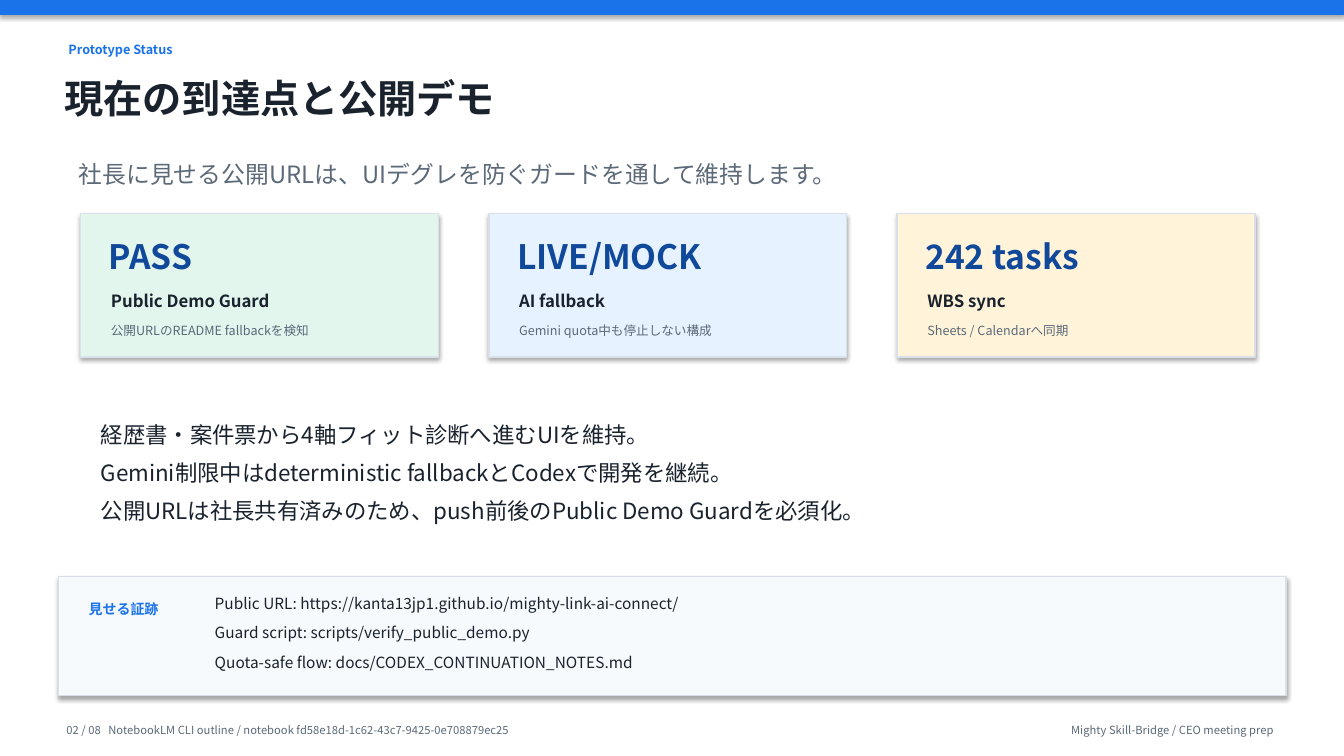
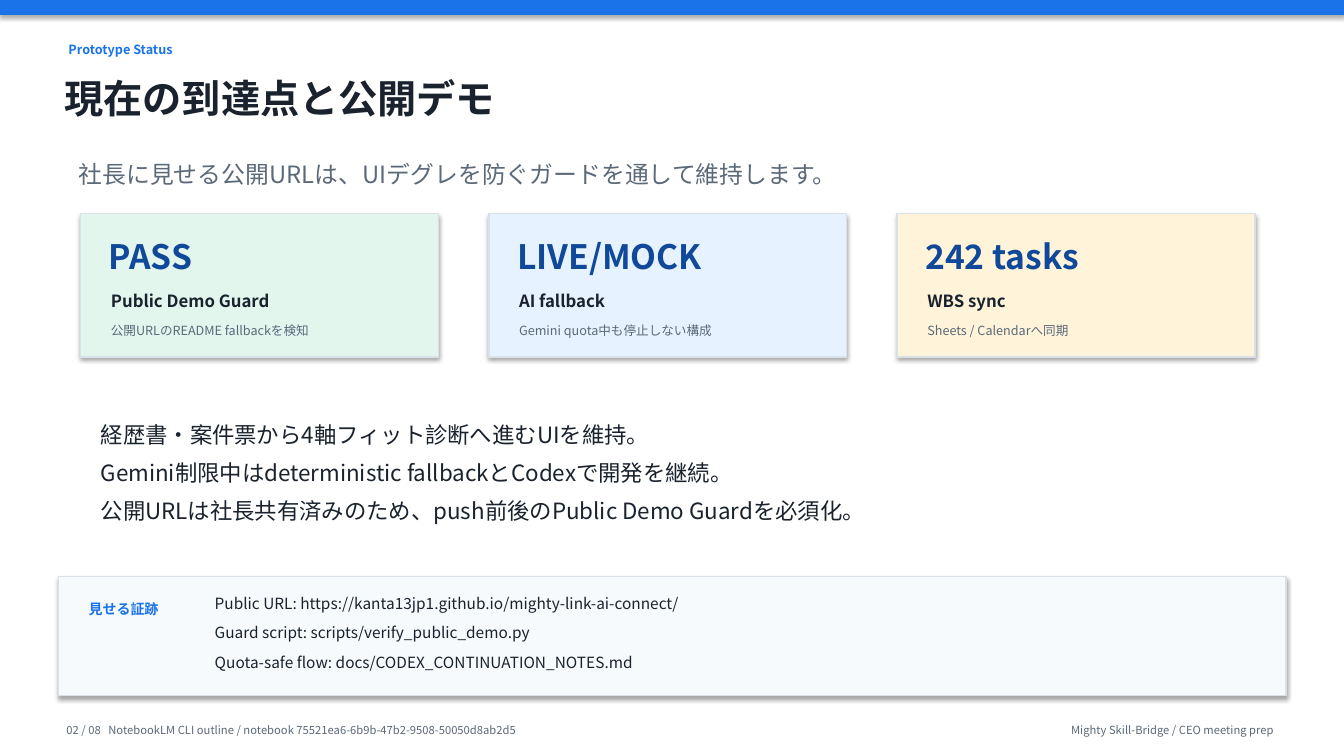
Before and after one commit to kanta13jp1/mighty-link-ai-connect, a slide deck: slide 2 of exports/knowledge_flow/mighty_skill_bridge_ceo_presentation_2026-06-02.pptx. Drawn at 1344x756 pixels with LibreOffice and Linux fonts; fonts in the diff are those of the drawing. Boxes give left, top, right and bottom in pixels: in the first picture for what was removed or moved away, otherwise in the second. Text is boxed around its words. In the diff, an @@ line names an element or a change of style, - is before the commit and + after.

```diff
--- a/exports/knowledge_flow/mighty_skill_bridge_ceo_presentation_2026-06-02.pptx
+++ b/exports/knowledge_flow/mighty_skill_bridge_ceo_presentation_2026-06-02.pptx
@@ text at <box>66,725,515,734</box>: text changed @@
-02 / 08 NotebookLM CLI outline / notebook fd58e18d-1c62-43c7-9425-0e708879ec25
+02 / 08 NotebookLM CLI outline / notebook 75521ea6-6b9b-47b2-9508-50050d8ab2d5
```
Also in this commit, not shown: 7 other slides changed, 28 other files.
